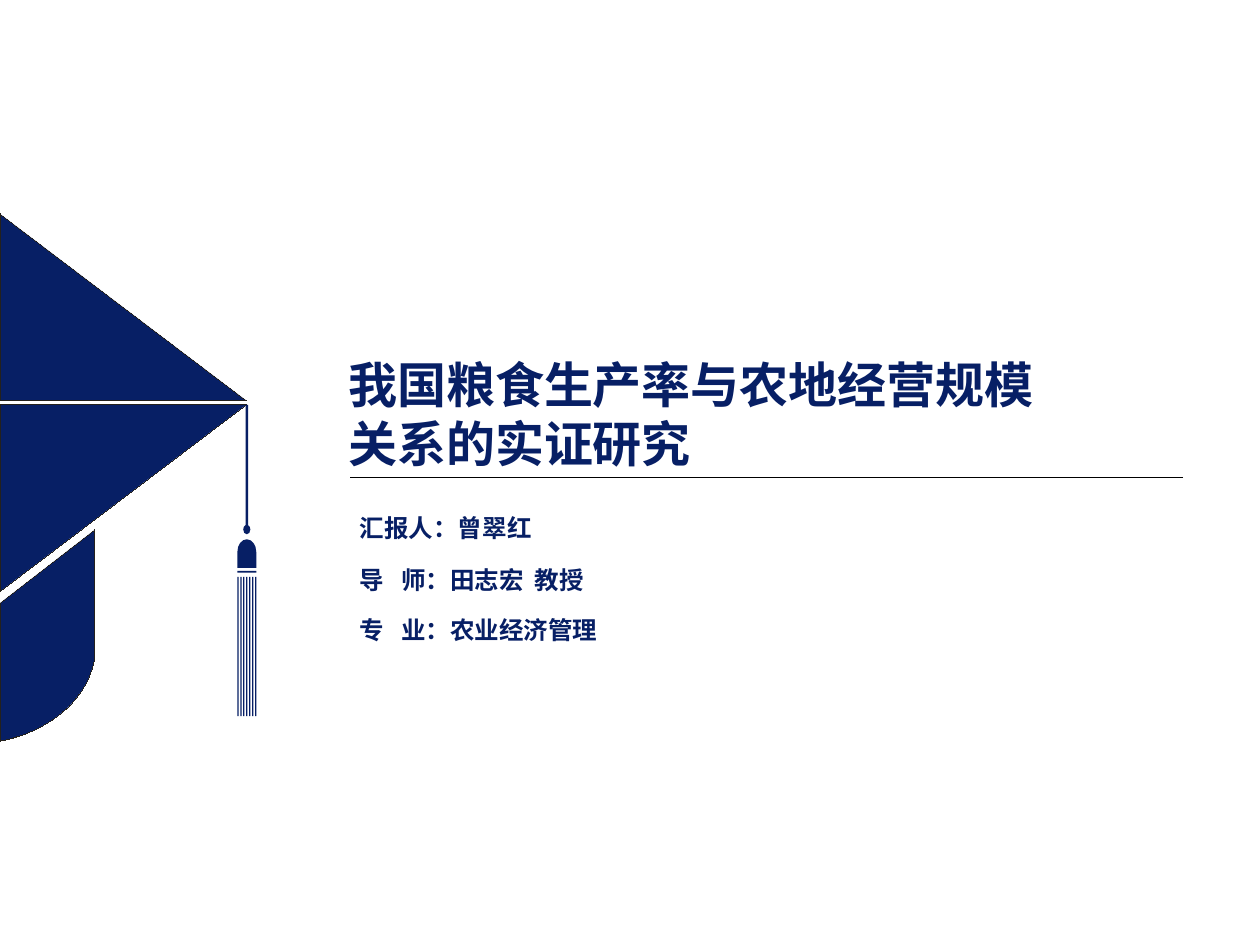
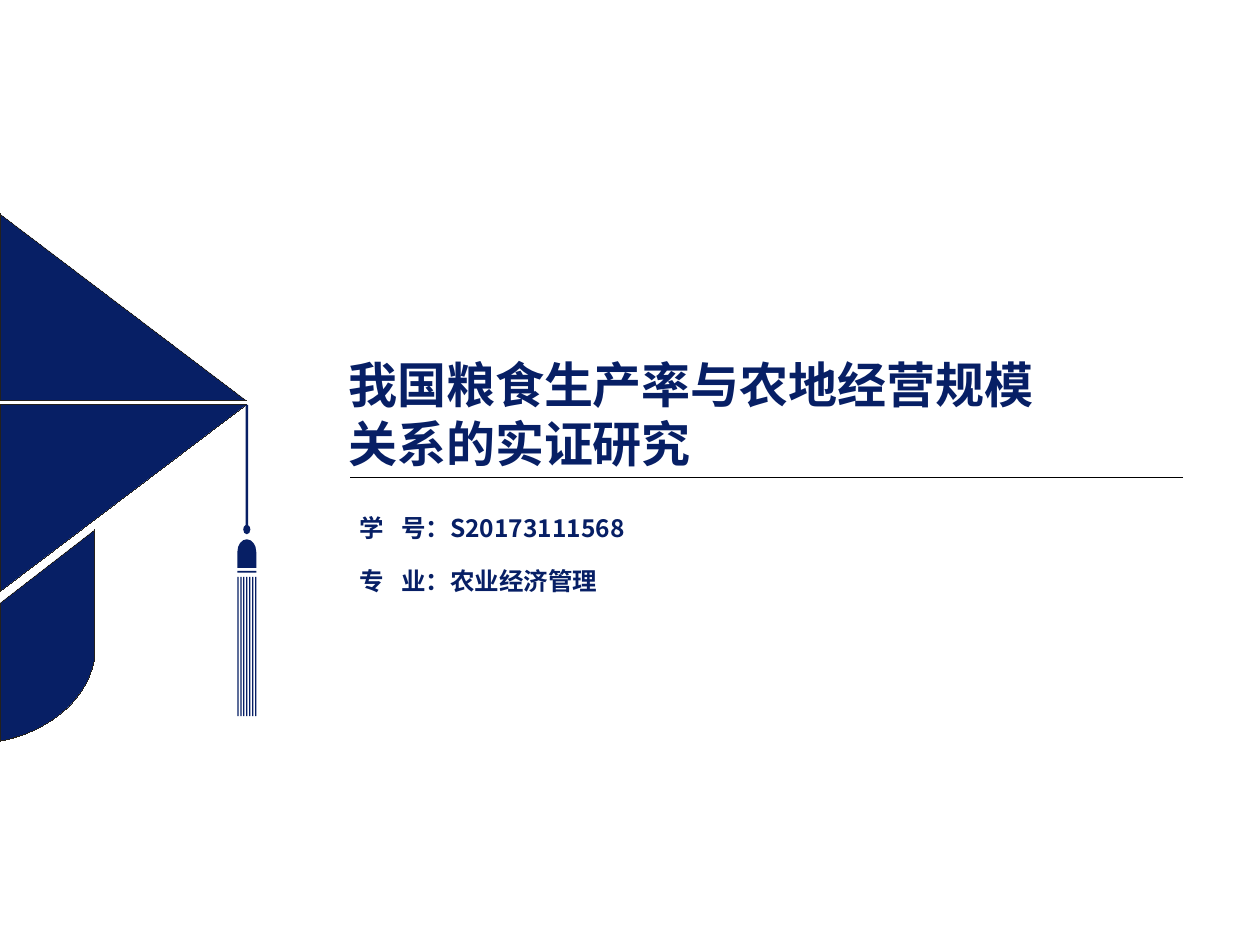
Before and after one commit to Iris0428/IR.Paper, a slide deck: slide 1 of 论文写作/S5+10+我国粮食生产率与农地经营规模关系的实证研究.pptx. Drawn at 1260x945 pixels with LibreOffice and Linux fonts; fonts in the diff are those of the drawing; background and template pictures are left out. Boxes give left, top, right and bottom in pixels: in the first picture for what was removed or moved away, otherwise in the second. Text is boxed around its words. In the diff, an @@ line names an element or a change of style, - is before the commit and + after.

```diff
--- a/论文写作/S5+10+我国粮食生产率与农地经营规模关系的实证研究.pptx
+++ b/论文写作/S5+10+我国粮食生产率与农地经营规模关系的实证研究.pptx
@@ text at (x1=360, y1=516, x2=625, y2=539): text changed @@
-汇报人：曾翠红
+学 号：S20173111568
@@ text "专 业：农业经济管理" moved from (x1=360, y1=618, x2=597, y2=642) to (x1=360, y1=569, x2=597, y2=593) @@
@@ text removed at (x1=360, y1=568, x2=584, y2=591) @@
-导 师：田志宏 教授
```
Also in this commit, not shown: 16 other slides changed, 10 other files.
